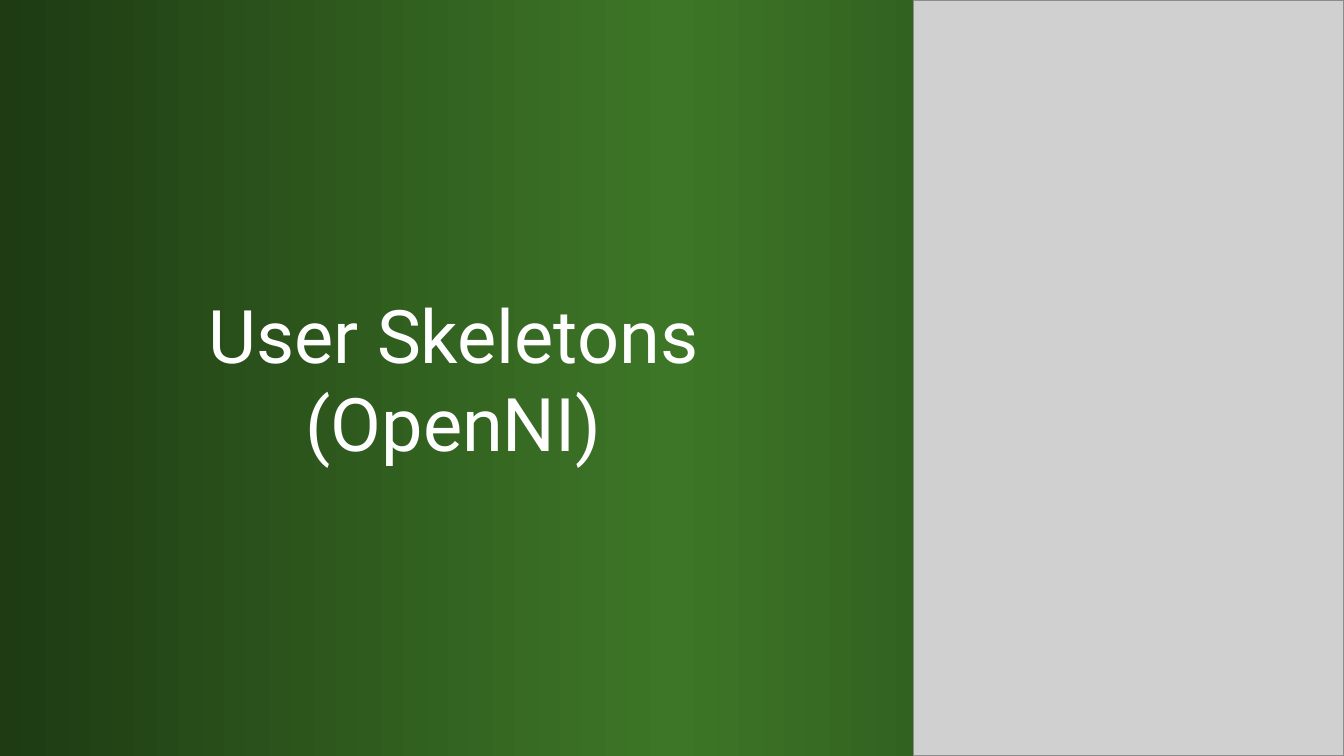
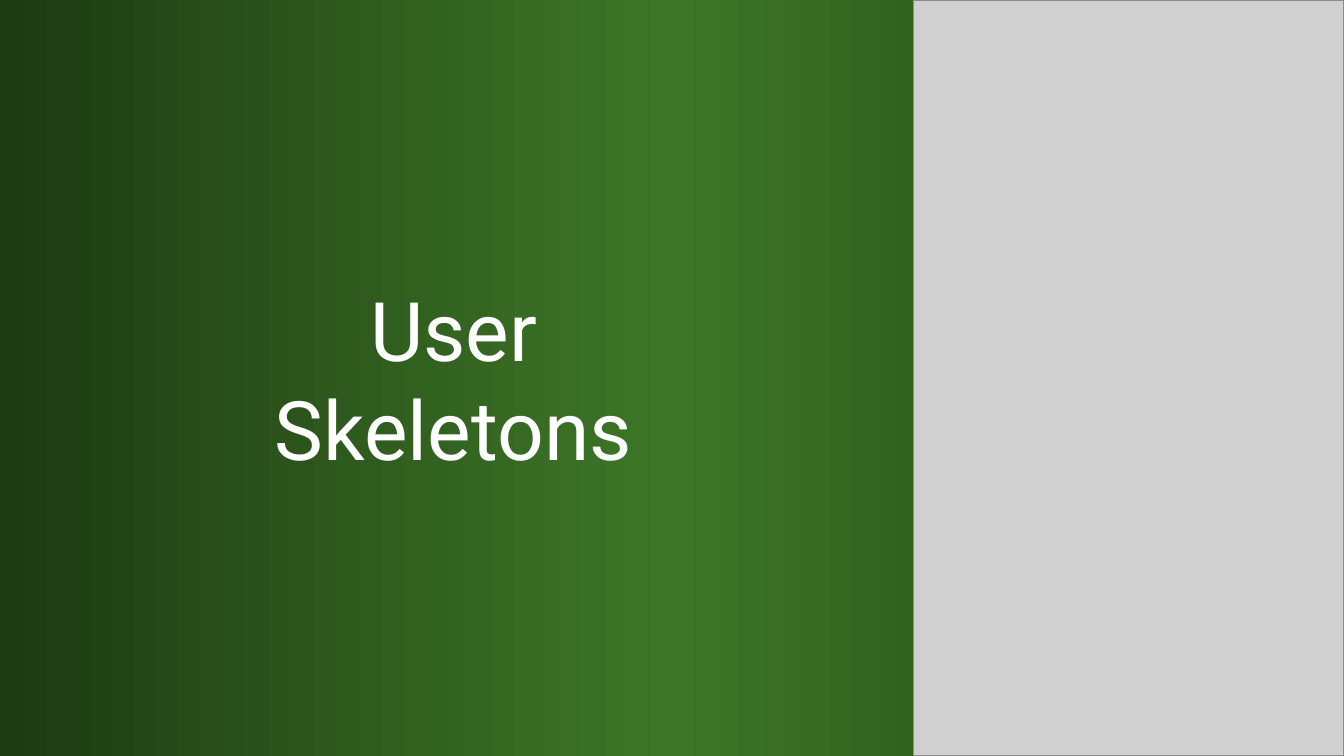
Before and after one commit to kindohm/kinect-nite-dev, a slide deck: slide 24 of slides/KinectDev.pptx (slide 22 before the commit). Drawn at 1344x756 pixels with LibreOffice and Linux fonts; fonts in the diff are those of the drawing; grey boxes stand for pictures. Boxes give left, top, right and bottom in pixels: in the first picture for what was removed or moved away, otherwise in the second. Text is boxed around its words. In the diff, an @@ line names an element or a change of style, - is before the commit and + after.

```diff
--- a/slides/KinectDev.pptx
+++ b/slides/KinectDev.pptx
@@ title at <box>275,302,632,461</box>: text changed; size 39.6 to 44 pt @@
-User Skeletons
-(OpenNI)
+User Skeletons
```
Also in this commit, not shown: 6 other slides changed, 1 slide added, 33 other files.
